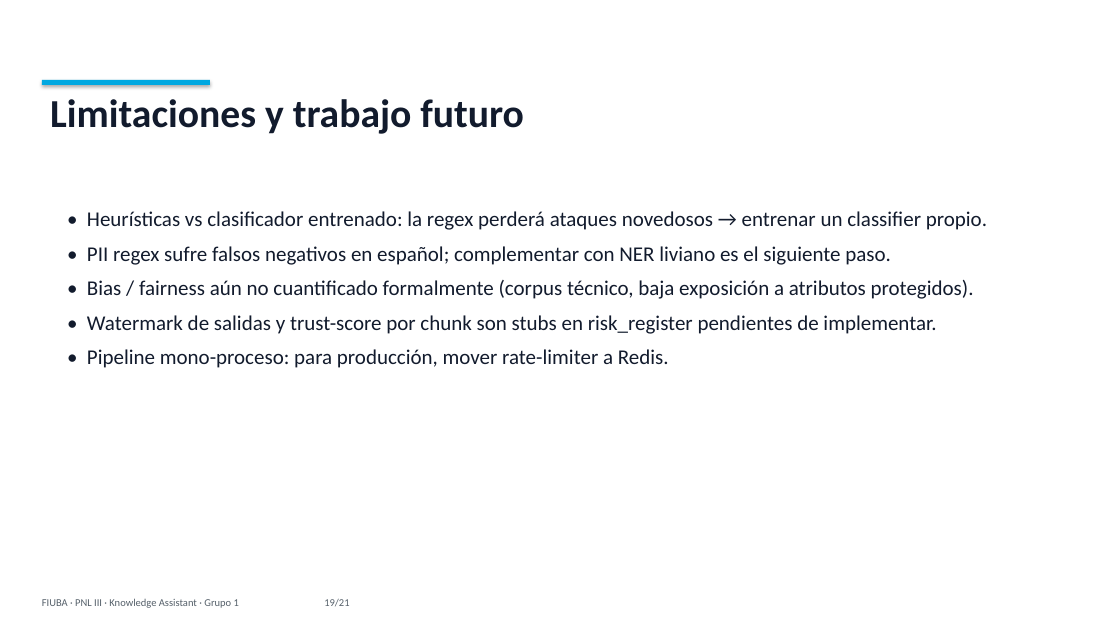
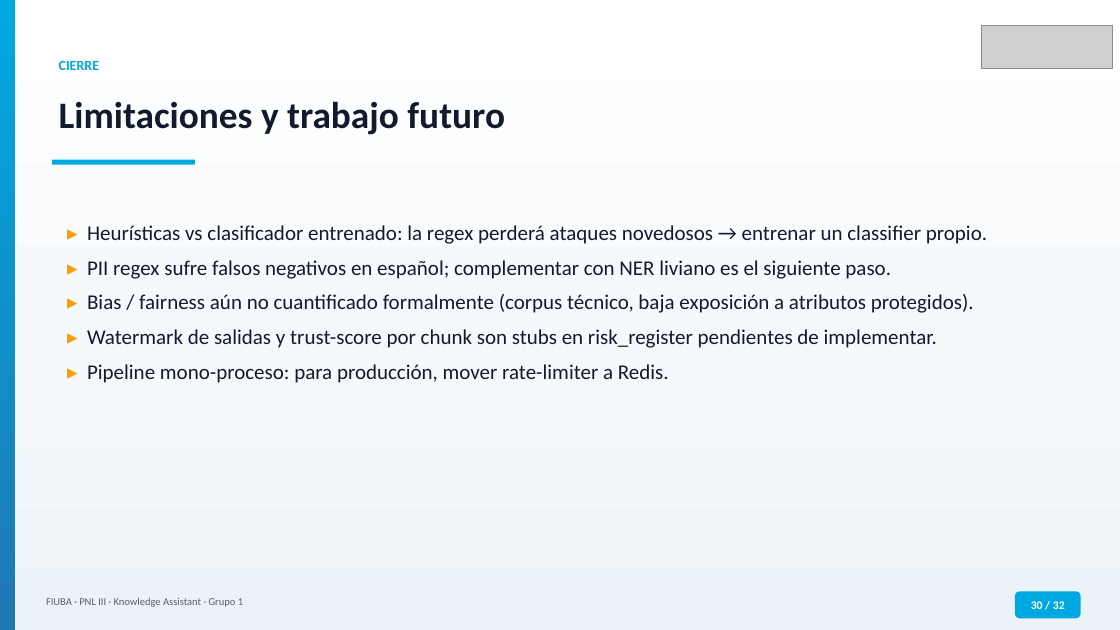
Before and after one commit to MLsound/multi-domain-assistant, a slide deck: slide 30 of docs/presentation_FIUBA.pptx (slide 19 before the commit). Drawn at 1120x630 pixels with LibreOffice and Linux fonts; fonts in the diff are those of the drawing; grey boxes stand for pictures. Boxes give left, top, right and bottom in pixels: in the first picture for what was removed or moved away, otherwise in the second. Text is boxed around its words. In the diff, an @@ line names an element or a change of style, - is before the commit and + after.

```diff
--- a/docs/presentation_FIUBA.pptx
+++ b/docs/presentation_FIUBA.pptx
@@ rectangle added at (0,0,1120,630), fill gradient #FFFFFF to #F6F9FC to #ECF3F8 @@
@@ rectangle added at (0,0,15,630), fill gradient #00A8E1 to #1090CA to #1F77B4 @@
@@ picture added at (981,25,1112,69) @@
@@ rectangle removed at (42,80,210,85) @@
@@ text "Limitaciones y trabajo futuro": place and size @@
-text "Limitaciones y trabajo futuro" at (50,99,524,134)
+text "Limitaciones y trabajo futuro" at (59,101,505,135)
@@ text "Limitaciones y trabajo futuro" at (59,101,505,135): size 34 to 32 pt @@
@@ text added at (59,61,100,70), 12 pt, text #00A8E1, bold @@
+CIERRE
@@ rounded rectangle added at (52,160,195,165), fill #00A8E1 @@
@@ text at (87,225,987,383): text changed @@
-• Heurísticas vs clasificador entrenado: la regex perderá ataques novedosos → entrenar un classifier propio.
-• PII regex sufre falsos negativos en español; complementar con NER liviano es el siguiente paso.
-• Bias / fairness aún no cuantificado formalmente (corpus técnico, baja exposición a atributos protegidos).
-• Watermark de salidas y trust-score por chunk son stubs en risk_register pendientes de implementar.
-• Pipeline mono-proceso: para producción, mover rate-limiter a Redis.
+▸ Heurísticas vs clasificador entrenado: la regex perderá ataques novedosos → entrenar un classifier propio.
+▸ PII regex sufre falsos negativos en español; complementar con NER liviano es el siguiente paso.
+▸ Bias / fairness aún no cuantificado formalmente (corpus técnico, baja exposición a atributos protegidos).
+▸ Watermark de salidas y trust-score por chunk son stubs en risk_register pendientes de implementar.
+▸ Pipeline mono-proceso: para producción, mover rate-limiter a Redis.
@@ text at (46,598,243,607): text changed @@
-FIUBA · PNL III · Knowledge Assistant · Grupo 1 19/21
+FIUBA · PNL III · Knowledge Assistant · Grupo 1
@@ rounded rectangle added at (1015,592,1081,618), fill #00A8E1, 10 pt, text #FFFFFF, bold @@
+30 / 32
```
Also in this commit, not shown: 19 other slides changed, 12 slides added, 1 slide removed.
